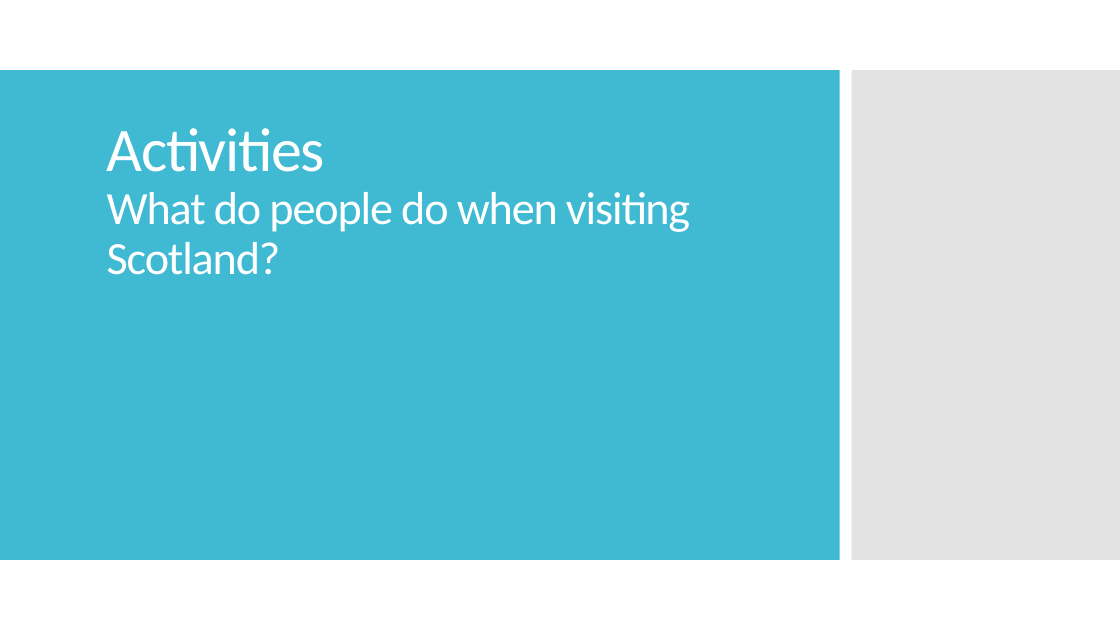
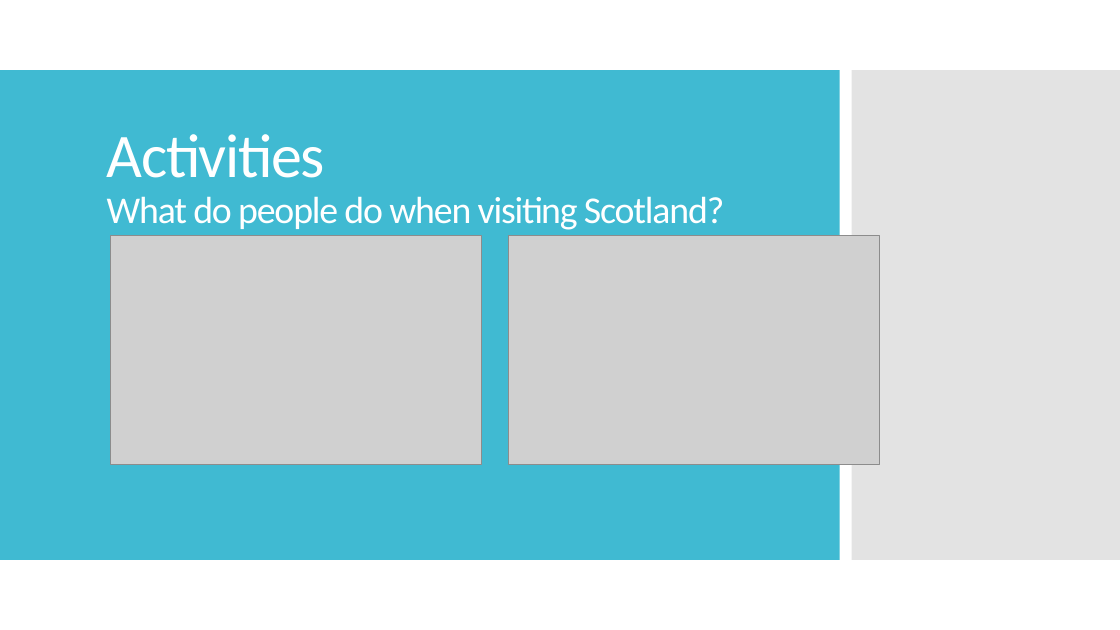
Before and after one commit to louiseshambrook/visit_scotland_final_project, a slide deck: slide 7 of visit_scotland_presentation.pptx (slide 5 before the commit). Drawn at 1120x630 pixels with LibreOffice and Linux fonts; fonts in the diff are those of the drawing; grey boxes stand for pictures. Boxes give left, top, right and bottom in pixels: in the first picture for what was removed or moved away, otherwise in the second. Text is boxed around its words. In the diff, an @@ line names an element or a change of style, - is before the commit and + after.

```diff
--- a/visit_scotland_presentation.pptx
+++ b/visit_scotland_presentation.pptx
@@ title "Activities What do people do ..." at <box>107,134,724,230</box>: size 39.6 to 32.4 pt in "What do people do when visiting Scotland?" @@
@@ picture added at <box>111,236,482,465</box> @@
@@ picture added at <box>508,236,880,465</box> @@
```
Also in this commit, not shown: 5 other slides changed, 6 slides added, 18 other files.
